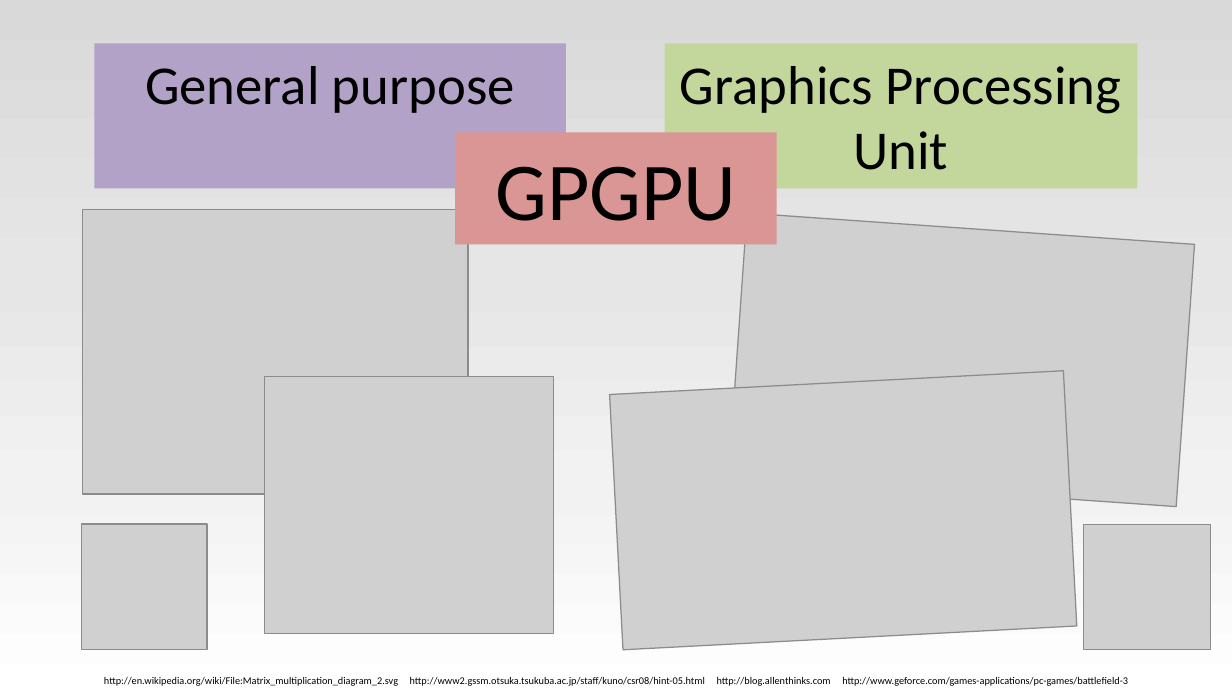
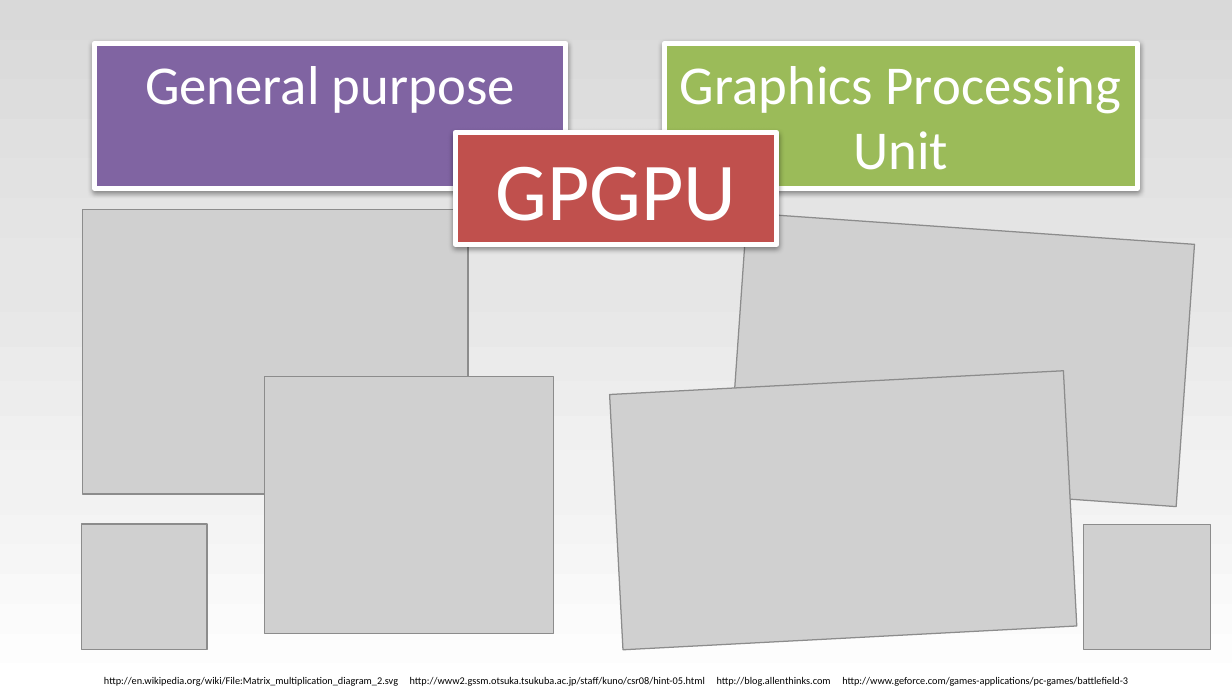
Before and after one commit to bernhardmgruber/bachelor_thesis, a slide deck: slide 2 of presentations/BAS_1/OpenCL.pptx. Drawn at 1232x693 pixels with LibreOffice and Linux fonts; fonts in the diff are those of the drawing; grey boxes stand for pictures. Boxes give left, top, right and bottom in pixels: in the first picture for what was removed or moved away, otherwise in the second. Text is boxed around its words. In the diff, an @@ line names an element or a change of style, - is before the commit and + after.

```diff
--- a/presentations/BAS_1/OpenCL.pptx
+++ b/presentations/BAS_1/OpenCL.pptx
@@ rectangle "General purpose" at (x1=95, y1=43, x2=567, y2=188): text colour #000000 to #FFFFFF; fill #B3A2C7 to #8064A2; outline none to #FFFFFF 3 pt; shadow on @@
@@ rectangle "Graphics Processing Unit" at (x1=664, y1=43, x2=1137, y2=188): text colour #000000 to #FFFFFF; fill #C3D69B to #9BBB59; outline none to #FFFFFF 3 pt; shadow on @@
@@ rectangle "GPGPU" at (x1=455, y1=133, x2=776, y2=245): text colour #000000 to #FFFFFF; fill #D99694 to #C0504D; outline none to #FFFFFF 3 pt; shadow on @@
```
Also in this commit, not shown: 2 other slides changed, 5 slides added, 6 slides removed, 7 other files.
